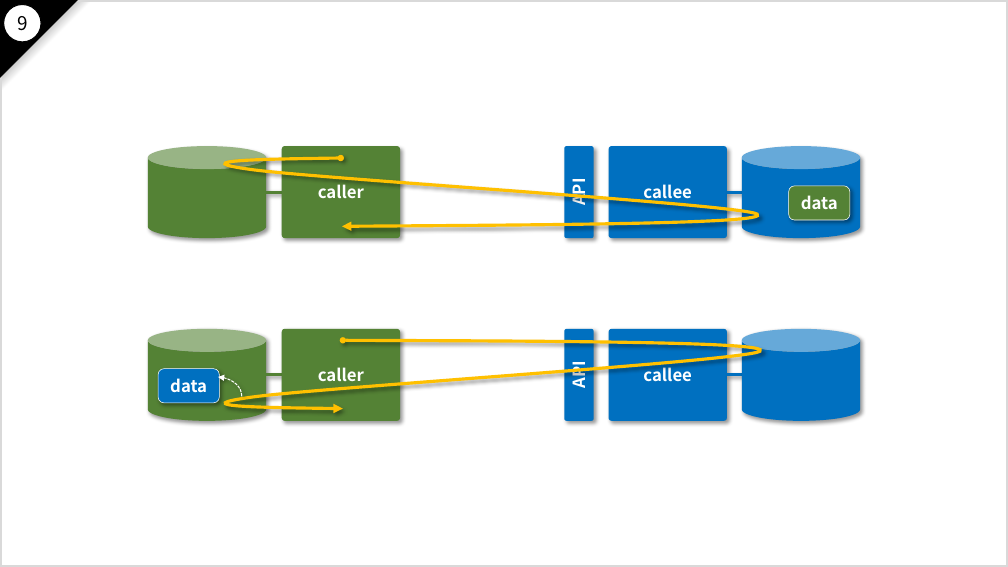
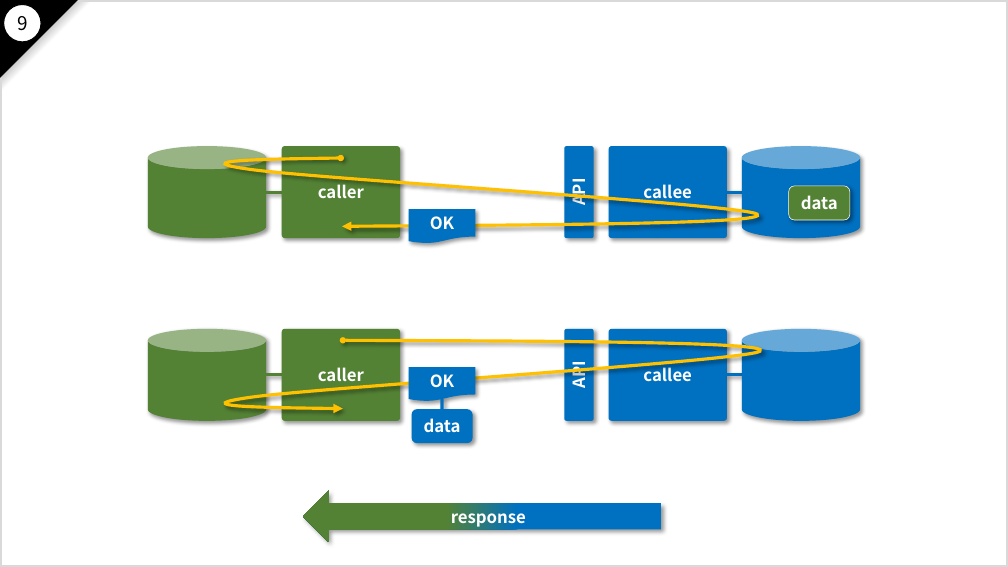
Before and after one commit to nakayama-kazuki/2021, a slide deck: slide 156 of pptx/power-punch-v2.pptx (slide 155 before the commit). Drawn at 1008x567 pixels with LibreOffice and Linux fonts; fonts in the diff are those of the drawing. Boxes give left, top, right and bottom in pixels: in the first picture for what was removed or moved away, otherwise in the second. Text is boxed around its words. In the diff, an @@ line names an element or a change of style, - is before the commit and + after.

Commit message:
fixed

```diff
--- a/pptx/power-punch-v2.pptx
+++ b/pptx/power-punch-v2.pptx
@@ flow chart document added at (408,209,475,243), fill #0070C0, 16 pt, text #FFFFFF, bold @@
+OK
@@ curved arrow removed from (242, 396) to (218, 377) @@
@@ flow chart document added at (408,368,475,402), fill #0070C0, 16 pt, text #FFFFFF, bold @@
+OK
@@ rounded rectangle "data": place and size @@
-rounded rectangle "data" at (158,369,219,403)
+rounded rectangle "data" at (411,409,473,443)
@@ rounded rectangle "data" at (411,409,473,443): outline #FFFFFF 0.5 pt to none @@
@@ line added from (442, 409) to (442, 399), #0070C0 3 pt @@
@@ right arrow added at (303,490,662,542), fill gradient #0070C0 to #548235, 16 pt, text #FFFFFF, bold @@
+response
```
Also in this commit, not shown: 9 other slides changed, 2 slides added.
